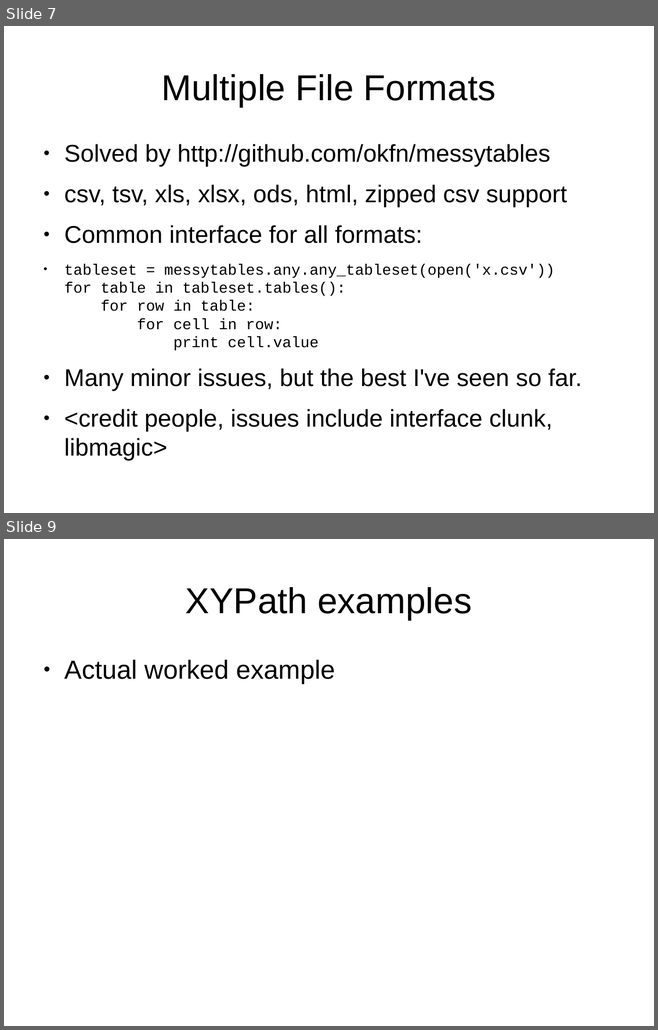
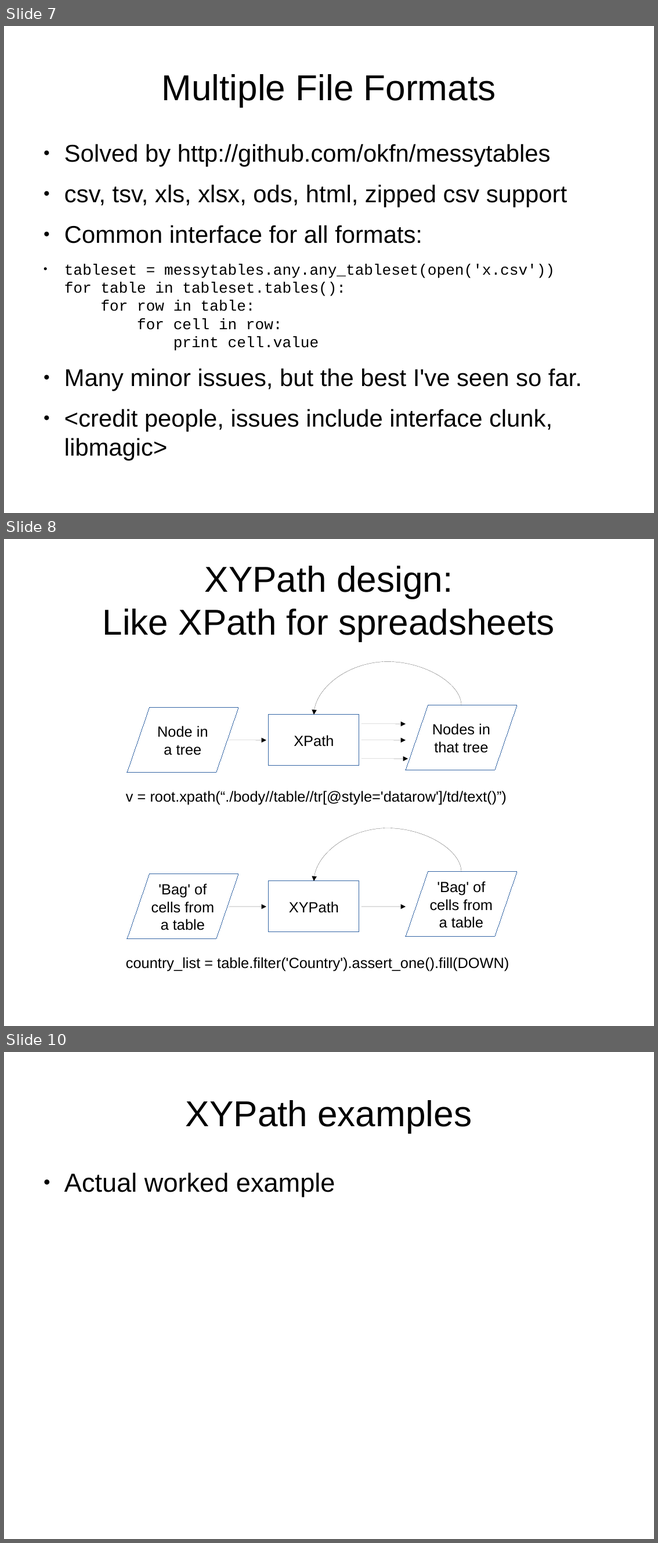
Before and after one commit to sensiblecodeio/xypath, a slide deck: presentation.odp. Shown one above the other, each under a label of ours: slides 7 and 9 before the commit, slides 7, 8 and 10 after it; the slides between them are not shown. The pictures are 658x1030 and 658x1543 pixels, drawn with LibreOffice and Linux fonts; fonts in the diff are those of the drawing. Boxes give left, top, right and bottom in pixels: in the first picture for what was removed or moved away, otherwise in the second. Text is boxed around its words. In the diff, an @@ line names an element or a change of style, - is before the commit and + after.

```diff
--- a/presentation.odp
+++ b/presentation.odp
@@ slide 8 added at box(4, 539, 654, 1026), background #FFFFFF @@
@@ title added at box(103, 566, 554, 642), 44 pt, text #000000 @@
+XYPath design:
+Like XPath for spreadsheets
@@ group added at box(126, 661, 517, 805): 4 arrows, 2 flow chart input outputs, 1 rectangle, 1 curved arrow, 1 text @@
+XPath
+Node in
+a tree
+Nodes in
+that tree
+v = root.xpath(“./body//table//tr[@style='datarow']/td/text()”)
@@ group added at box(126, 828, 517, 971): 2 flow chart input outputs, 2 arrows, 1 rectangle, 1 curved arrow, 1 text @@
+XYPath
+'Bag' of
+cells from
+a table
+'Bag' of
+cells from
+a table
+country_list = table.filter('Country').assert_one().fill(DOWN)
@@ what was slide 9 is now slide 10 @@
```
Also in this commit, not shown: 1 slide changed.
